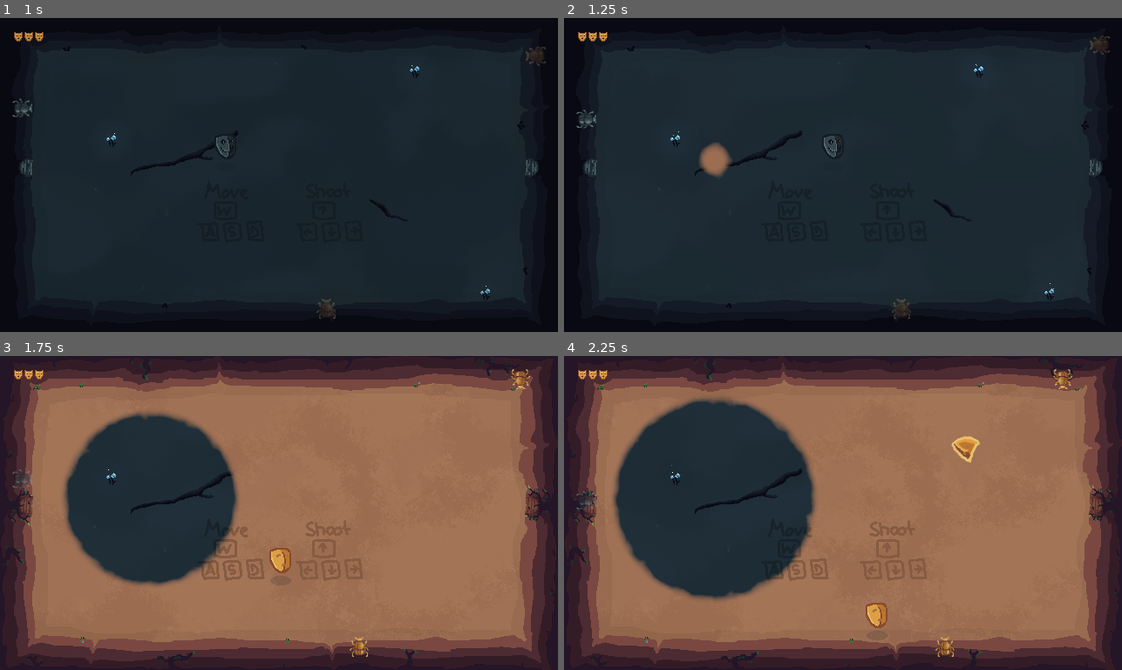
Above: before the commit, frames 1-4 (two rows, left to right).
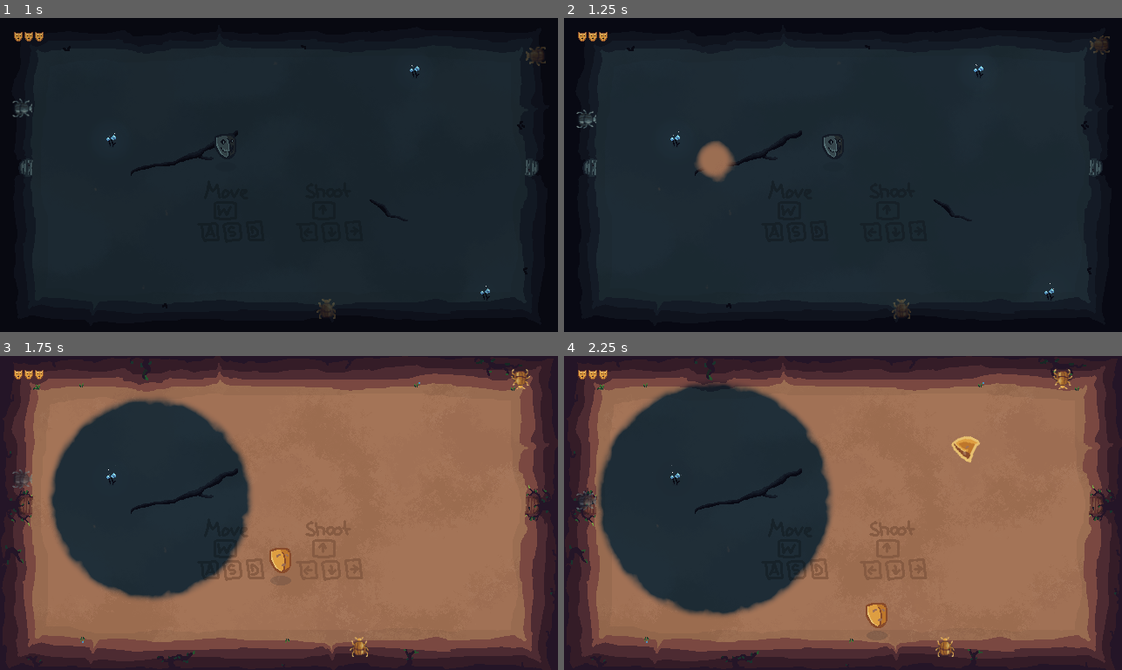
Above: after the commit, the same moments.

Repository: MarcelBlasius/Global-Game-Jam-2026
Game: Godot game, scene res://scenes/main_scene.tscn
Same seed, same stepped clock (60 frames per second), same inputs: the game is played once before the commit and once after it.
Inputs (mouse positions are in pixels of both pictures, inside the frame that each line leads up to):
- Up to frame 1 (1 s): tap Enter at 0.5 s; move the mouse to (401, 159) at 0.52 s; hold D (right) from 0.53 s (still down); tap Shift at 0.6 s; click (401, 159) at 0.67 s
- Up to frame 2 (1.25 s): keep holding D (right)
- Up to frame 3 (1.75 s): move the mouse to (167, 528) at 1.27 s; release D (right) at 1.28 s; hold S (down) from 1.28 s (still down); tap Ctrl at 1.35 s
- Up to frame 4 (2.25 s): move the mouse to (898, 443) at 2.02 s; release S (down) at 2.03 s; hold D (right) from 2.03 s (still down); tap Shift at 2.1 s

Frame 1 is identical in both runs. In frame 2, 0.4% of the frame differs, in the area x 23-31%, y 39-53%; in frame 3, 6.0%; in frame 4, 7.8%, in the area x 5-49%, y 8-84%.

Commit message:
increased portal array size, updated portal despawn

Diff:
--- a/spectra/scripts/alpha.gd
+++ b/spectra/scripts/alpha.gd
@@ -12,7 +12,7 @@
 var mat : ShaderMaterial
 var posList : Array[MaskPos]
 var endPortal : MaskPos
-const arrayMaxLength := 10
+const arrayMaxLength := 20
 const arrayElementSize := 4
 var invert_world := false
 var mouse_pos: Vector2
--- a/spectra/scripts/manager.gd
+++ b/spectra/scripts/manager.gd
@@ -99,7 +99,7 @@
 		time += 2
 
 	var pos = get_random_pos(150)
-	spawn_portal_routine(pos, 60,  1)
+	spawn_portal_routine(pos, 70,  1)
 
 func level_two():
 	alpha.set_world(current_world)
@@ -113,7 +113,7 @@
 		time += randif
 
 	var pos = get_random_pos(150)
-	spawn_portal_routine(pos, 8)
+	spawn_portal_routine(pos, 70, 8)
 
 @export var spawn_curve: Curve
 @export var finish_curve: Curve
@@ -184,18 +184,22 @@
 		await tree.process_frame
 	mask.radius = 0
 	alpha.posList.erase(mask)
-	current_maskPos_to_delete = null
-
-var current_maskPos_to_delete : Alpha.MaskPos
+	current_masks_to_delete.erase(mask)
+
+var current_masks_to_delete : Array[Alpha.MaskPos]
 #var end_Mask_not_to_delete : Alpha.MaskPos
 
 func check_portal_despawn():
-	if (current_maskPos_to_delete != null):
-		return
-	if (alpha.posList.size() > 2):
-		current_maskPos_to_delete = alpha.posList.get(0)
-
-		animate_portal_despawn_routine(current_maskPos_to_delete, finish_curve)
+	if (alpha.posList.size() - current_masks_to_delete.size()  > 1):
+		var curr_mask : Alpha.MaskPos
+		for posMask in alpha.posList:
+			if (current_masks_to_delete.has(posMask)):
+				continue
+			curr_mask = posMask
+			current_masks_to_delete.append(posMask)
+			break;
+
+		animate_portal_despawn_routine(curr_mask, finish_curve)
 
 func find_by_key(search_key: Node) -> Enemy_Info:
 	for enemy in enemies:
--- a/spectra/shaders/alpha.gdshader
+++ b/spectra/shaders/alpha.gdshader
@@ -2,7 +2,7 @@
 
 uniform sampler2D tex_noise;
 
-uniform float posValues[40]; // position  and radius packed together in 4 values
+uniform float posValues[80]; // position  and radius packed together in 4 values
 uniform int value_count;
 
 uniform float corona = 40;
